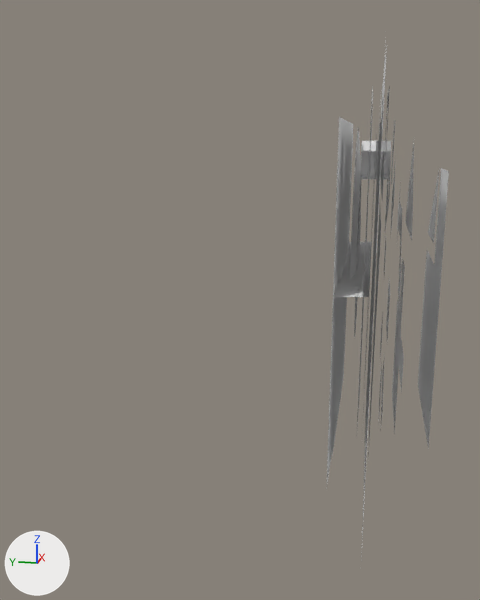
The Blender file assets/icons.blend: old version first, new version second.
One viewpoint serves both versions: a camera (50 mm lens) standing at (-2.189, -0.002, 0.441) and looking at (-0.035, 0.429, -0.098). The axes (+X, +Y, +Z) are drawn at lower left. The lights are the same throughout. The first picture is the older version.

In view in the first picture: 'bg', 'copy', 'gear', 'giant_trash', 'heart', 'lock_open', 'one', 'paste', 'save' and 11 more.
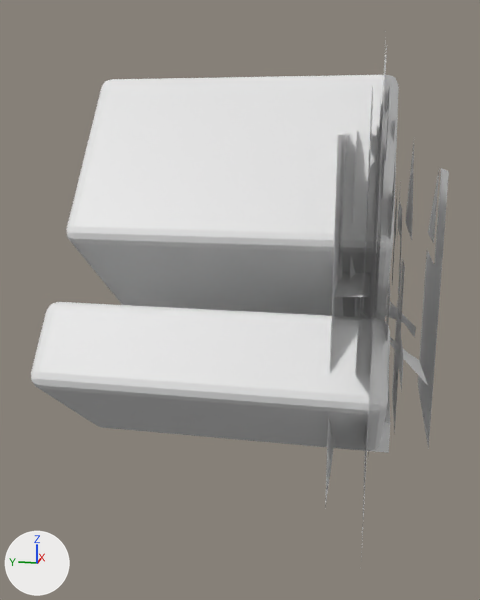
Commit message: new icons

Location of each change, [x1, y1, x2, y2] in pixels of the pictures (480 x 600 px):
'eraser', added: after [31, 75, 399, 453]
'arrows_3d', added: after [354, 185, 428, 385]
'arrows_opposed', added (mostly hidden): after [355, 264, 363, 374]
'save', unchanged, covered by the edit: before [334, 133, 353, 441]; after [334, 133, 349, 441]

Edits to the bpy script that builds the scene:
```text
Add me_plane_043:
    me_plane_043.from_pydata(...)  # 16 vertices, 6 faces; spans x -0.656..0.597, y -0.368..0.272, z 0.0
Add me_plane_042:
    me_plane_042.from_pydata(...)  # 208 vertices, 351 faces; spans x -0.335..0.628, y -0.526..0.573, z -0.848..0.177
Add me_plane_041:
    me_plane_041.from_pydata(...)  # 24 vertices, 8 faces; spans x -0.309..0.322, y -0.249..0.306, z 0.041..0.27
Add ob_arrows_opposed:
    ob_arrows_opposed = bpy.data.objects.new('arrows_opposed', me_plane_043)
    ob_arrows_opposed.location = (0.0, 0.023, -0.013)
    ob_arrows_opposed.rotation_euler = (1.571, 0.0, 0.0)  # degrees (90, 0, 0)
    _m = ob_arrows_opposed.modifiers.new('Triangulate', 'TRIANGULATE')
Add ob_eraser:
    ob_eraser = bpy.data.objects.new('eraser', me_plane_042)
    ob_eraser.location = (0.0, 0.09, -0.013)
    ob_eraser.rotation_euler = (1.571, 0.642, 0.0)  # degrees (90, 37, 0)
Add ob_arrows_3d:
    ob_arrows_3d = bpy.data.objects.new('arrows_3d', me_plane_041)
    ob_arrows_3d.location = (0.0, 0.09, -0.013)
    ob_arrows_3d.rotation_euler = (1.571, 0.0, 0.0)  # degrees (90, 0, 0)
    _m = ob_arrows_3d.modifiers.new('Triangulate', 'TRIANGULATE')
```
